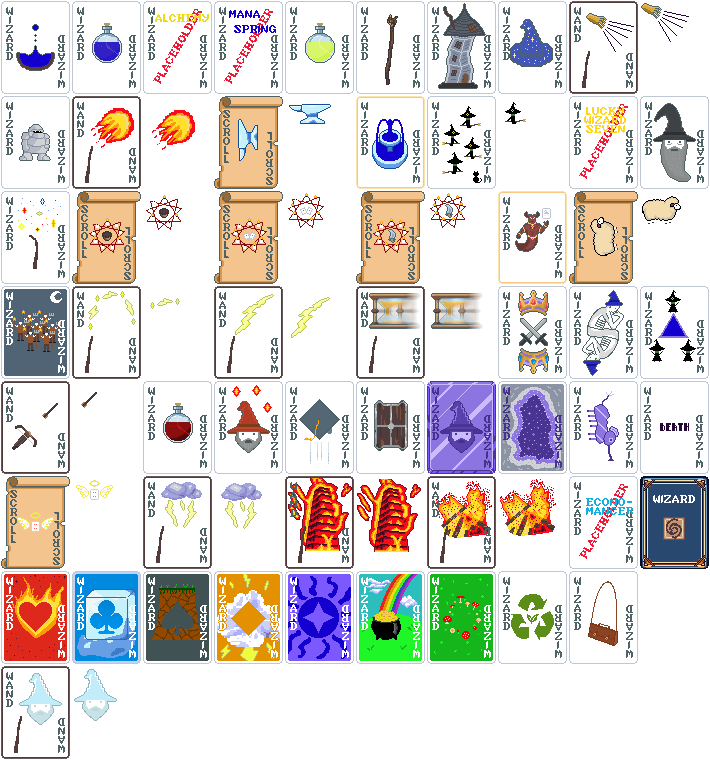
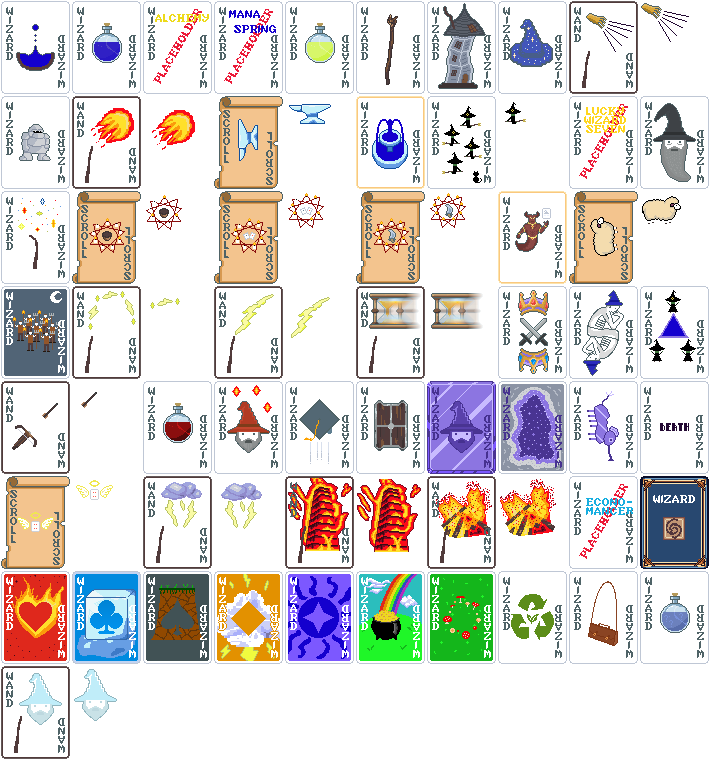
Layered file, before and after one edit (710 x 760). Changes by layer:
added group "Amnesia potion" with 3 layers in group "Row 7" over (640, 571, 709, 664)
added layer "Amnesia Potion art" in group "Amnesia potion" over (660, 593, 690, 633)
added layer "Wizard text #17" in group "Amnesia potion" over (645, 577, 704, 658)
added layer "AP card back" in group "Amnesia potion" over (640, 571, 709, 664)
